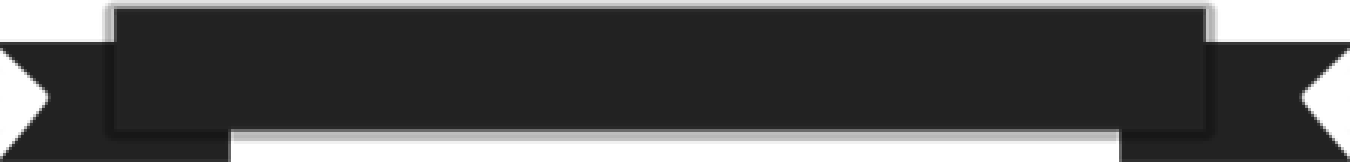
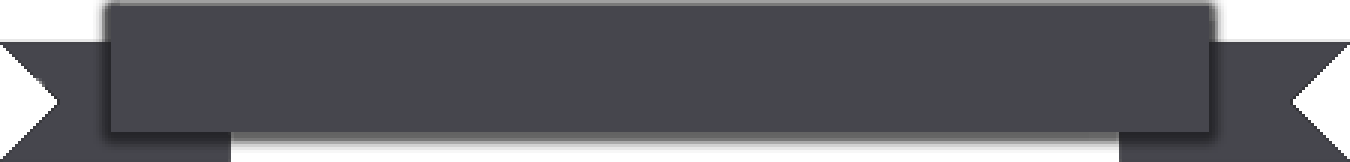
Layered file, before and after one edit (1350x162). Changes by layer:
added layer "Прямоугольник 2" above "Прямоугольник 3 копия" over [111, 6, 1209, 132]
renamed "Прямоугольник 1" to "Прямоугольник 3 копия", painted on it over [0, 0, 1350, 162]
